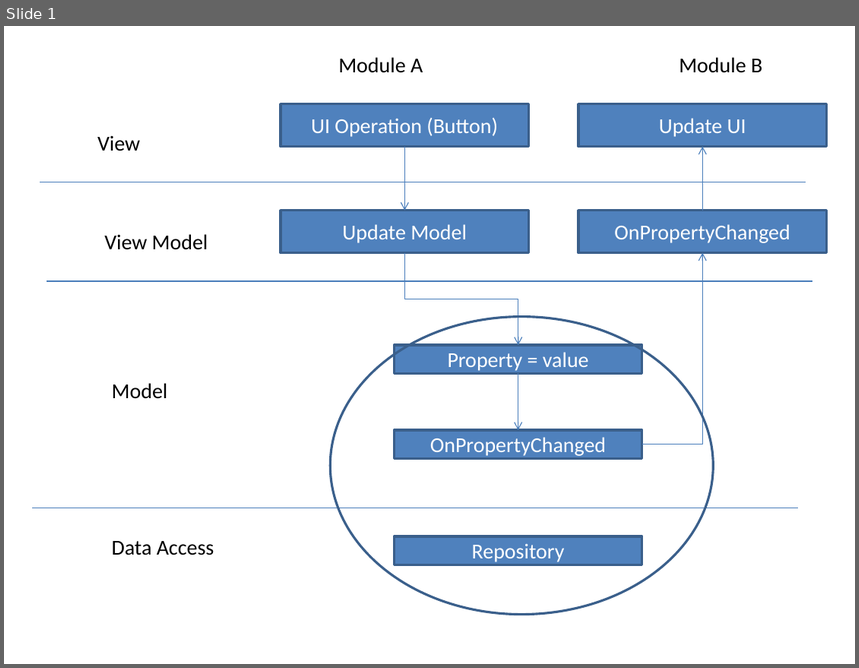
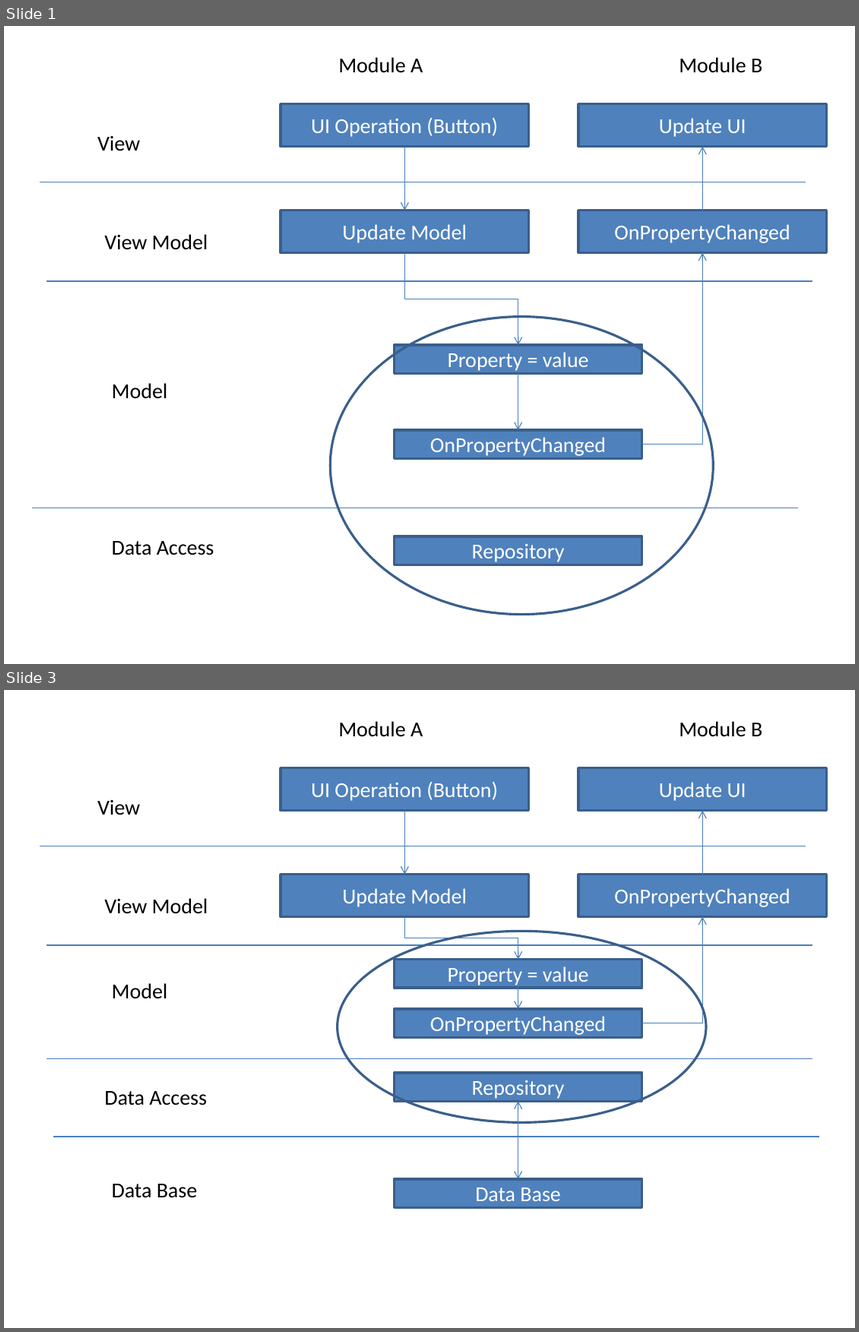
Before and after one commit to happylennychen/BCLabManagerV2, a slide deck: Doc/示意图.pptx. Shown one above the other, each under a label of ours: slide 1 before the commit, slides 1 and 3 after it; the slides between them are not shown. The pictures are 859x668 and 859x1332 pixels, drawn with LibreOffice and Linux fonts; fonts in the diff are those of the drawing. Boxes give left, top, right and bottom in pixels: in the first picture for what was removed or moved away, otherwise in the second. Text is boxed around its words. In the diff, an @@ line names an element or a change of style, - is before the commit and + after.

Commit message:
Fixed TestRecordEditViewModel

```diff
--- a/Doc/示意图.pptx
+++ b/Doc/示意图.pptx
@@ slide 3 added at bbox=[4, 690, 855, 1328], background #FFFFFF @@
@@ text added at bbox=[338, 721, 423, 737], 18 pt, text #000000 @@
+Module A
@@ text added at bbox=[679, 721, 762, 737], 18 pt, text #000000 @@
+Module B
@@ rectangle added at bbox=[281, 768, 529, 811], fill #4F81BD, outline #3A5F8C 2 pt, 18 pt, text #FFFFFF @@
+UI Operation (Button)
@@ rectangle added at bbox=[579, 768, 827, 811], fill #4F81BD, outline #3A5F8C 2 pt, 18 pt, text #FFFFFF @@
+Update UI
@@ text added at bbox=[97, 800, 140, 815], 18 pt, text #000000 @@
+View
@@ arrow added from (405, 811) to (405, 875), #4B7EBC 0.75 pt @@
@@ arrow added from (703, 875) to (703, 811), #4B7EBC 0.75 pt @@
@@ line added from (40, 846) to (806, 846), #4B7EBC 0.75 pt @@
@@ rectangle added at bbox=[281, 875, 529, 917], fill #4F81BD, outline #3A5F8C 2 pt, 18 pt, text #FFFFFF @@
+Update Model
@@ rectangle added at bbox=[579, 875, 827, 917], fill #4F81BD, outline #3A5F8C 2 pt, 18 pt, text #FFFFFF @@
+OnPropertyChanged
@@ text added at bbox=[104, 898, 208, 914], 18 pt, text #000000 @@
+View Model
@@ elbow arrow added from (405, 917) to (518, 960), #4B7EBC 0.75 pt @@
@@ elbow arrow added from (642, 1024) to (703, 917), #4B7EBC 0.75 pt @@
@@ ellipse added at bbox=[338, 931, 706, 1122], outline #3A5F8C 2 pt @@
@@ line added from (47, 945) to (813, 945), #4B7EBC 0.75 pt @@
@@ rectangle added at bbox=[394, 960, 642, 988], fill #4F81BD, outline #3A5F8C 2 pt, 18 pt, text #FFFFFF @@
+Property = value
@@ text added at bbox=[112, 983, 168, 999], 18 pt, text #000000 @@
+Model
@@ arrow added from (518, 988) to (518, 1009), #4B7EBC 0.75 pt @@
@@ rectangle added at bbox=[394, 1009, 642, 1037], fill #4F81BD, outline #3A5F8C 2 pt, 18 pt, text #FFFFFF @@
+OnPropertyChanged
@@ line added from (47, 1059) to (813, 1059), #4B7EBC 0.75 pt @@
@@ rectangle added at bbox=[394, 1073, 642, 1101], fill #4F81BD, outline #3A5F8C 2 pt, 18 pt, text #FFFFFF @@
+Repository
@@ text added at bbox=[104, 1091, 207, 1106], 18 pt, text #000000 @@
+Data Access
@@ double arrow added from (518, 1101) to (518, 1179), #4B7EBC 0.75 pt @@
@@ line added from (53, 1137) to (819, 1137), #4B7EBC 0.75 pt @@
@@ text added at bbox=[112, 1184, 198, 1198], 18 pt, text #000000 @@
+Data Base
@@ rectangle added at bbox=[394, 1179, 642, 1208], fill #4F81BD, outline #3A5F8C 2 pt, 18 pt, text #FFFFFF @@
+Data Base
```
Also in this commit, not shown: 1 other slide added, 4 other files.
